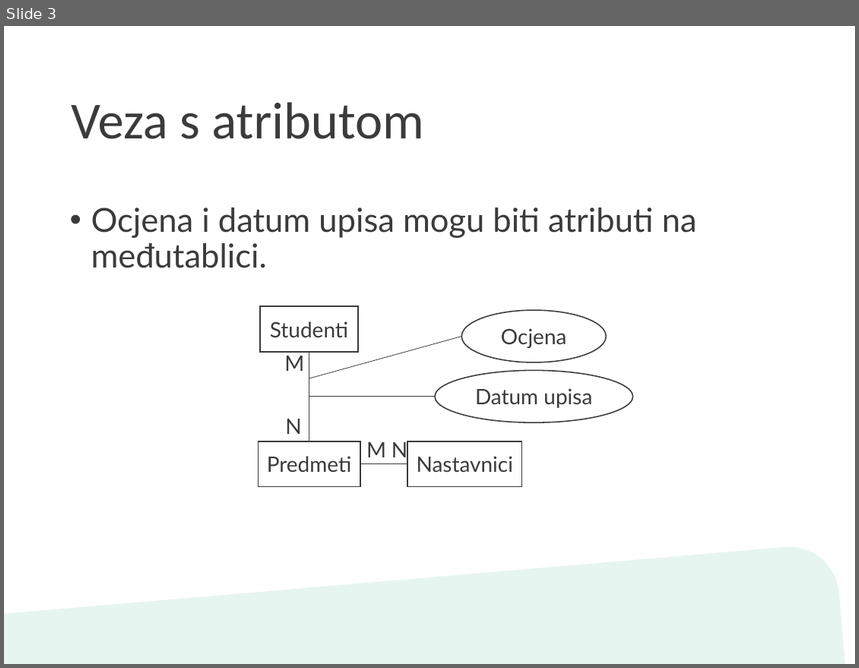
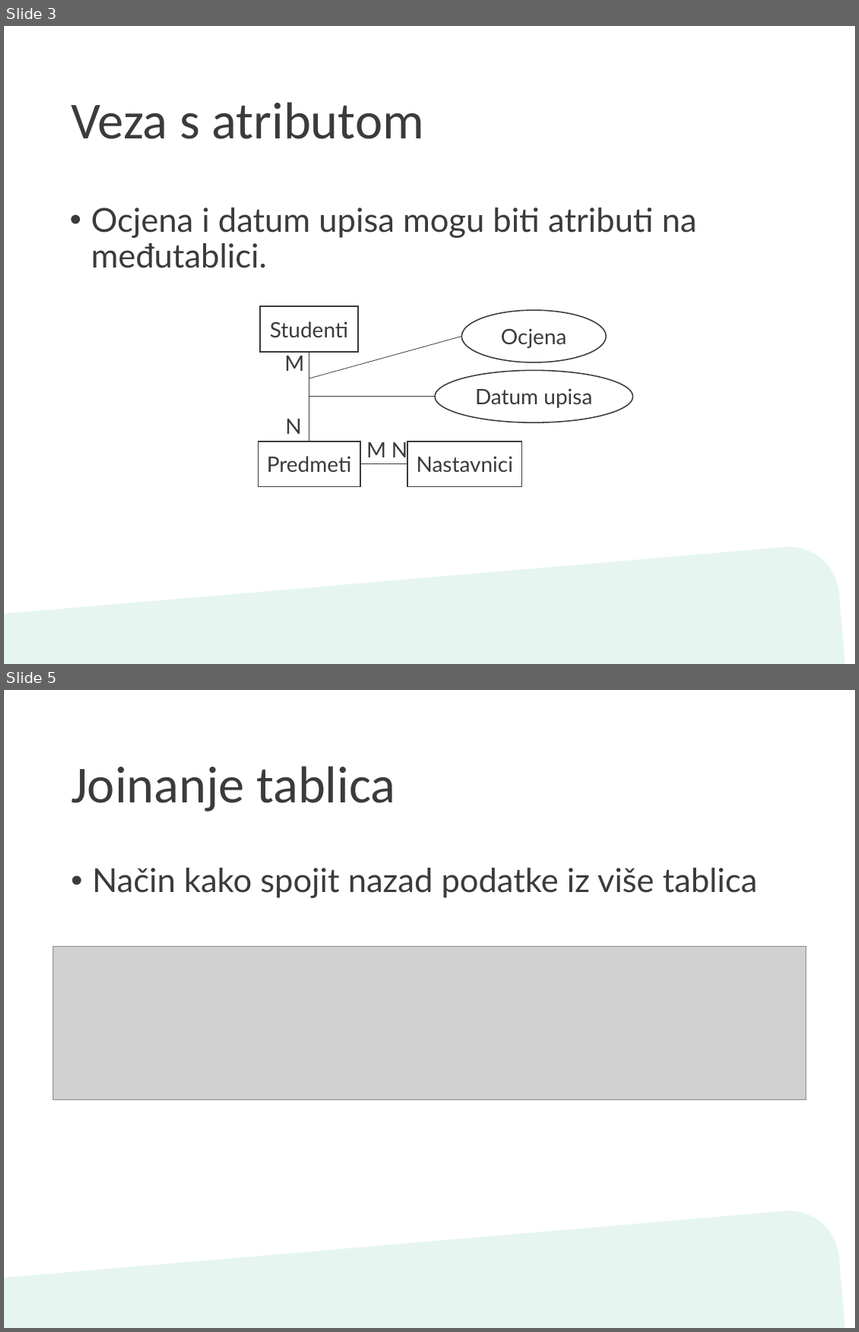
Before and after one commit to kcondic/DUMPInternship2020Sql2, a slide deck: Napredni SQL upiti.pptx. Shown one above the other, each under a label of ours: slide 3 before the commit, slides 3 and 5 after it; the slides between them are not shown. The pictures are 859x668 and 859x1332 pixels, drawn with LibreOffice and Linux fonts; fonts in the diff are those of the drawing; grey boxes stand for pictures; background and template pictures are left out. Boxes give left, top, right and bottom in pixels: in the first picture for what was removed or moved away, otherwise in the second. Text is boxed around its words. In the diff, an @@ line names an element or a change of style, - is before the commit and + after.

```diff
--- a/Napredni SQL upiti.pptx
+++ b/Napredni SQL upiti.pptx
@@ slide 5 added at (4, 690, 855, 1328), background #FFFFFF; not listed: 1 template element that a slide beside it also shows @@
@@ title added at (71, 766, 395, 812), 44 pt, text #3B3B3B @@
+Joinanje tablica
@@ text added at (92, 868, 758, 898), 28 pt, text #3B3B3B @@
+• Način kako spojit nazad podatke iz više tablica
@@ picture added at (53, 947, 806, 1100) @@
```
Also in this commit, not shown: 2 other slides added, 1 other file.
